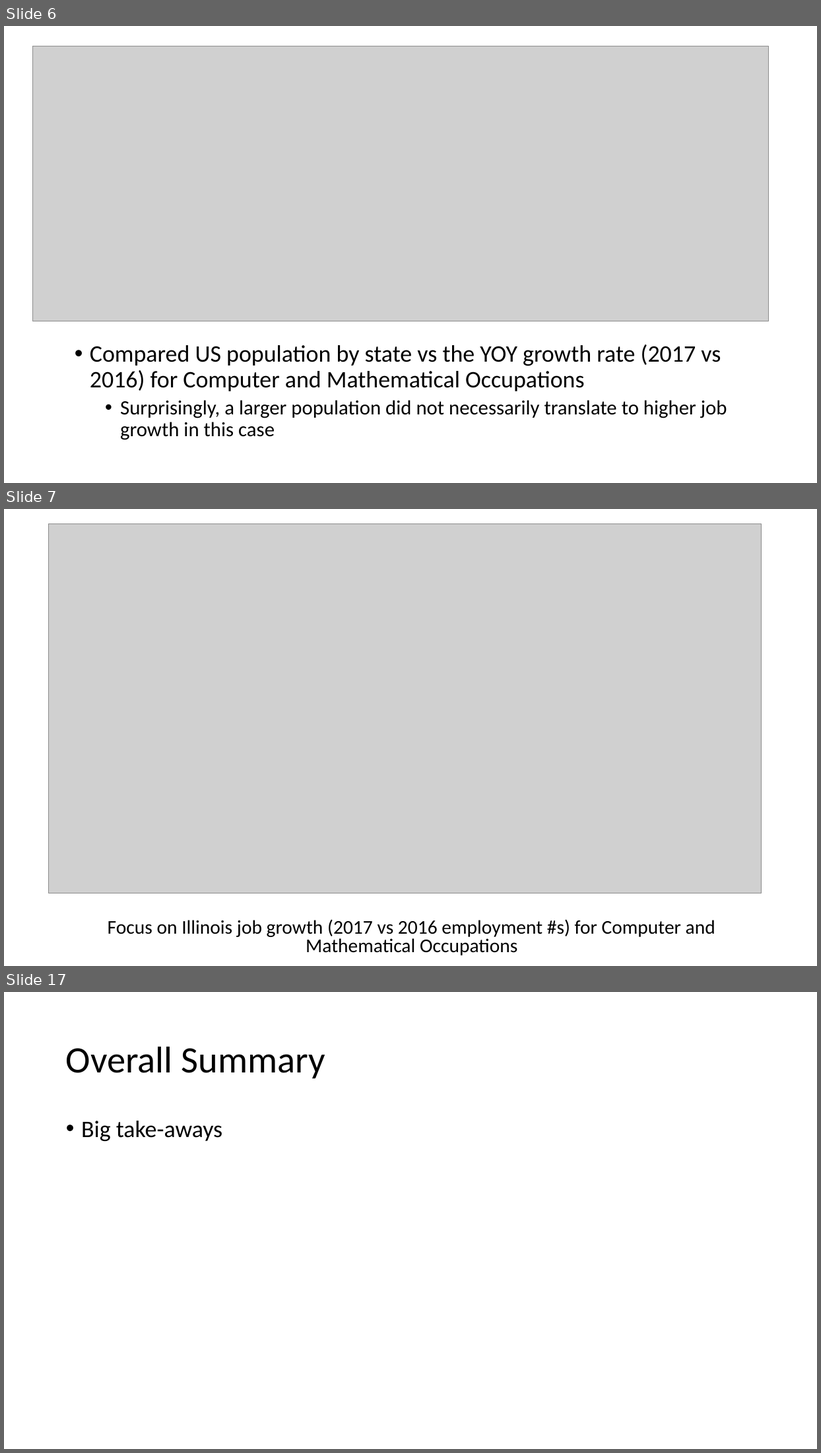
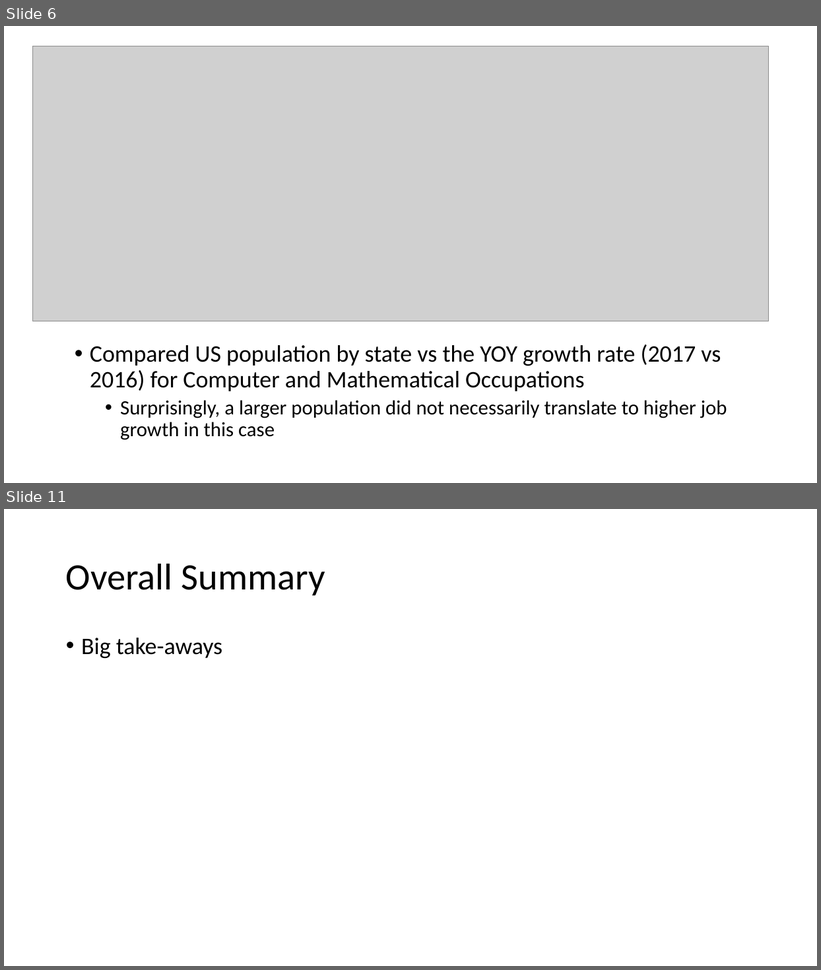
Before and after one commit to WCW789/Project1, a slide deck: Group_7_Presentation.pptx. Shown one above the other, each under a label of ours: slides 6, 7 and 17 before the commit, slides 6 and 11 after it; the slides between them are not shown. The pictures are 821x1453 and 821x970 pixels, drawn with LibreOffice and Linux fonts; fonts in the diff are those of the drawing; grey boxes stand for pictures. Boxes give left, top, right and bottom in pixels: in the first picture for what was removed or moved away, otherwise in the second. Text is boxed around its words. In the diff, an @@ line names an element or a change of style, - is before the commit and + after.

```diff
--- a/Group_7_Presentation.pptx
+++ b/Group_7_Presentation.pptx
@@ slide 7 removed at <box>4,509,817,966</box>, background #FFFFFF @@
@@ picture removed at <box>48,524,762,894</box> @@
@@ text removed at <box>108,920,715,956</box> @@
-Focus on Illinois job growth (2017 vs 2016 employment #s) for Computer and Mathematical Occupations
@@ what was slide 17 is now slide 11 @@
```
Also in this commit, not shown: 3 slides changed, 2 slides added, 7 other slides removed.
